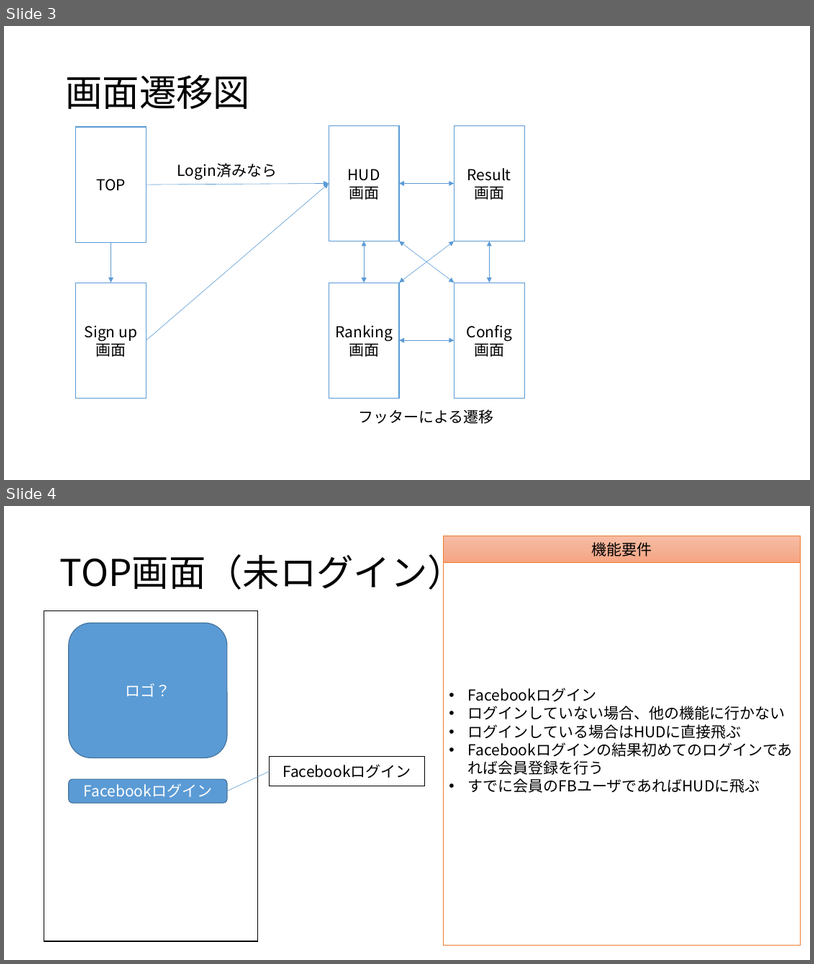
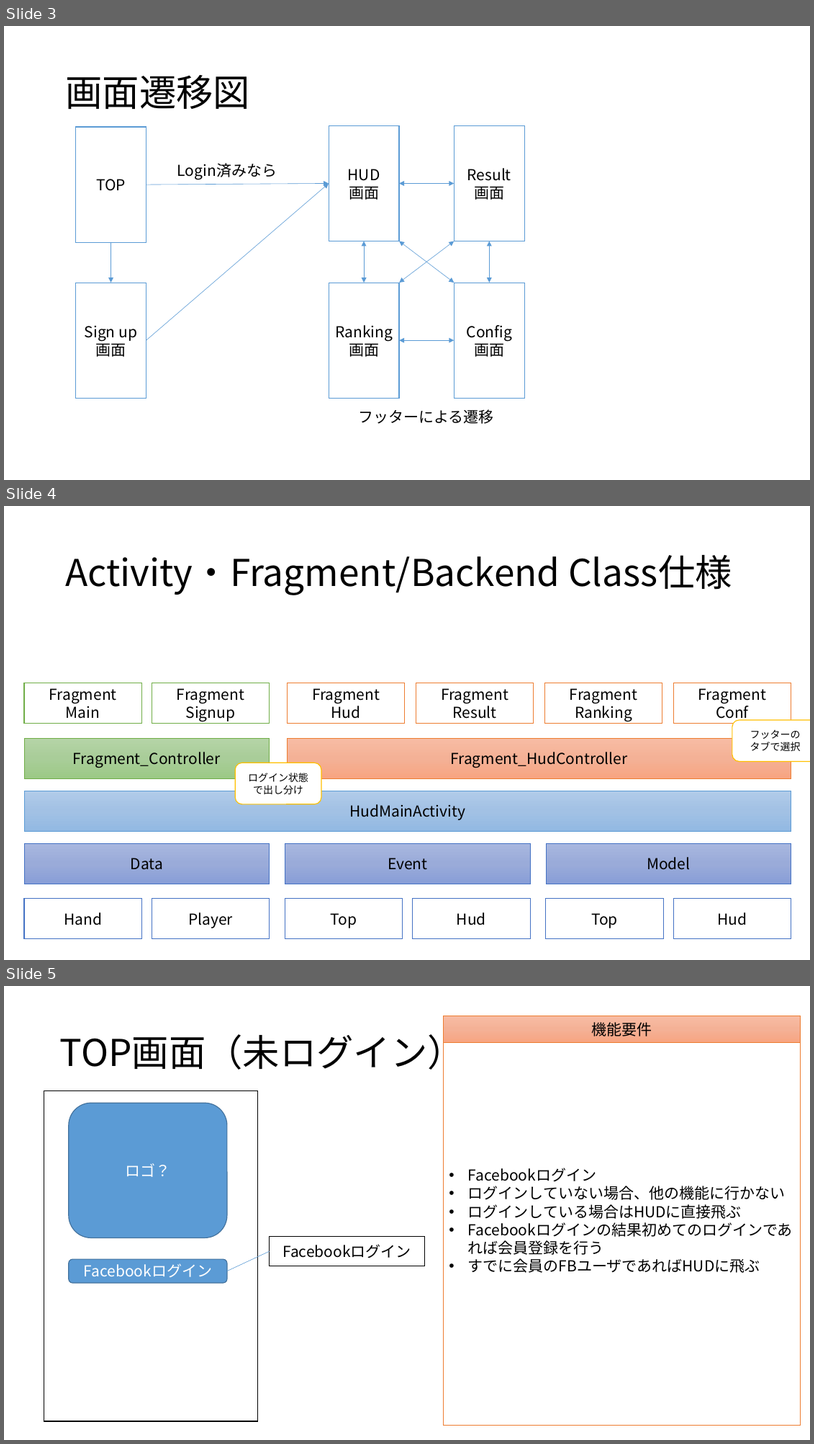
Before and after one commit to g2110023ee/pokerhud, a slide deck: Document/画面仕様v2.pptx. Shown one above the other, each under a label of ours: slides 3 and 4 before the commit, slides 3, 4 and 5 after it. The pictures are 814x964 and 814x1444 pixels, drawn with LibreOffice and Linux fonts; fonts in the diff are those of the drawing. Boxes give left, top, right and bottom in pixels: in the first picture for what was removed or moved away, otherwise in the second. Text is boxed around its words. In the diff, an @@ line names an element or a change of style, - is before the commit and + after.

Commit message:
Fragment実装に伴い、画面仕様書を更新。 新しくFragmentの階層とClass分けを図示

```diff
--- a/Document/画面仕様v2.pptx
+++ b/Document/画面仕様v2.pptx
@@ slide 4 added at (4,506,810,960), background #FFFFFF @@
@@ title added at (65,555,733,595), 44 pt, text #000000 @@
+Activity・Fragment/Backend Class仕様
@@ rectangle added at (24,683,142,723), fill #FFFFFF, outline #70AD47 1 pt, 18 pt, text #000000 @@
+Fragment
+Main
@@ rectangle added at (152,683,269,723), fill #FFFFFF, outline #70AD47 1 pt, 18 pt, text #000000 @@
+Fragment
+Signup
@@ rectangle added at (288,683,405,723), fill #FFFFFF, outline #ED7D31 1 pt, 18 pt, text #000000 @@
+Fragment
+Hud
@@ rectangle added at (416,683,533,723), fill #FFFFFF, outline #ED7D31 1 pt, 18 pt, text #000000 @@
+Fragment
+Result
@@ rectangle added at (545,683,662,723), fill #FFFFFF, outline #ED7D31 1 pt, 18 pt, text #000000 @@
+Fragment
+Ranking
@@ rectangle added at (674,683,791,723), fill #FFFFFF, outline #ED7D31 1 pt, 18 pt, text #000000 @@
+Fragment
+Conf
@@ rounded rectangle added at (733,720,810,762), fill #FFFFFF, outline #FFC000 1 pt, 12 pt, text #000000 @@
+フッターの
+タブで選択
@@ rectangle added at (24,738,270,778), fill gradient #B5D5A7 to #AACE9A to #9CC987, outline #70AD47 0.5 pt, 18 pt, text #000000 @@
+Fragment_Controller
@@ rectangle added at (288,738,792,778), fill gradient #F7BDA5 to #F5B196 to #F8A582, outline #ED7D31 0.5 pt, 18 pt, text #000000 @@
+Fragment_HudController
@@ rounded rectangle added at (235,762,322,804), fill #FFFFFF, outline #FFC000 1 pt, 12 pt, text #000000 @@
+ログイン状態で出し分け
@@ rectangle added at (24,791,792,831), fill gradient #B1CBE9 to #A3C1E5 to #93B9E4, outline #5B9BD5 0.5 pt, 18 pt, text #000000 @@
+HudMainActivity
@@ rectangle added at (24,844,270,884), fill gradient #A8B7DF to #9AABD9 to #889ED7, outline #4472C4 0.5 pt, 18 pt, text #000000 @@
+Data
@@ rectangle added at (286,844,531,884), fill gradient #A8B7DF to #9AABD9 to #889ED7, outline #4472C4 0.5 pt, 18 pt, text #000000 @@
+Event
@@ rectangle added at (546,844,792,884), fill gradient #A8B7DF to #9AABD9 to #889ED7, outline #4472C4 0.5 pt, 18 pt, text #000000 @@
+Model
@@ rectangle added at (24,898,142,939), fill #FFFFFF, outline #4472C4 1 pt, 18 pt, text #000000 @@
+Hand
@@ rectangle added at (152,898,269,939), fill #FFFFFF, outline #4472C4 1 pt, 18 pt, text #000000 @@
+Player
@@ rectangle added at (286,898,403,939), fill #FFFFFF, outline #4472C4 1 pt, 18 pt, text #000000 @@
+Top
@@ rectangle added at (413,898,530,939), fill #FFFFFF, outline #4472C4 1 pt, 18 pt, text #000000 @@
+Hud
@@ rectangle added at (546,898,664,939), fill #FFFFFF, outline #4472C4 1 pt, 18 pt, text #000000 @@
+Top
@@ rectangle added at (674,898,791,939), fill #FFFFFF, outline #4472C4 1 pt, 18 pt, text #000000 @@
+Hud
@@ what was slide 4 is now slide 5 @@
```
